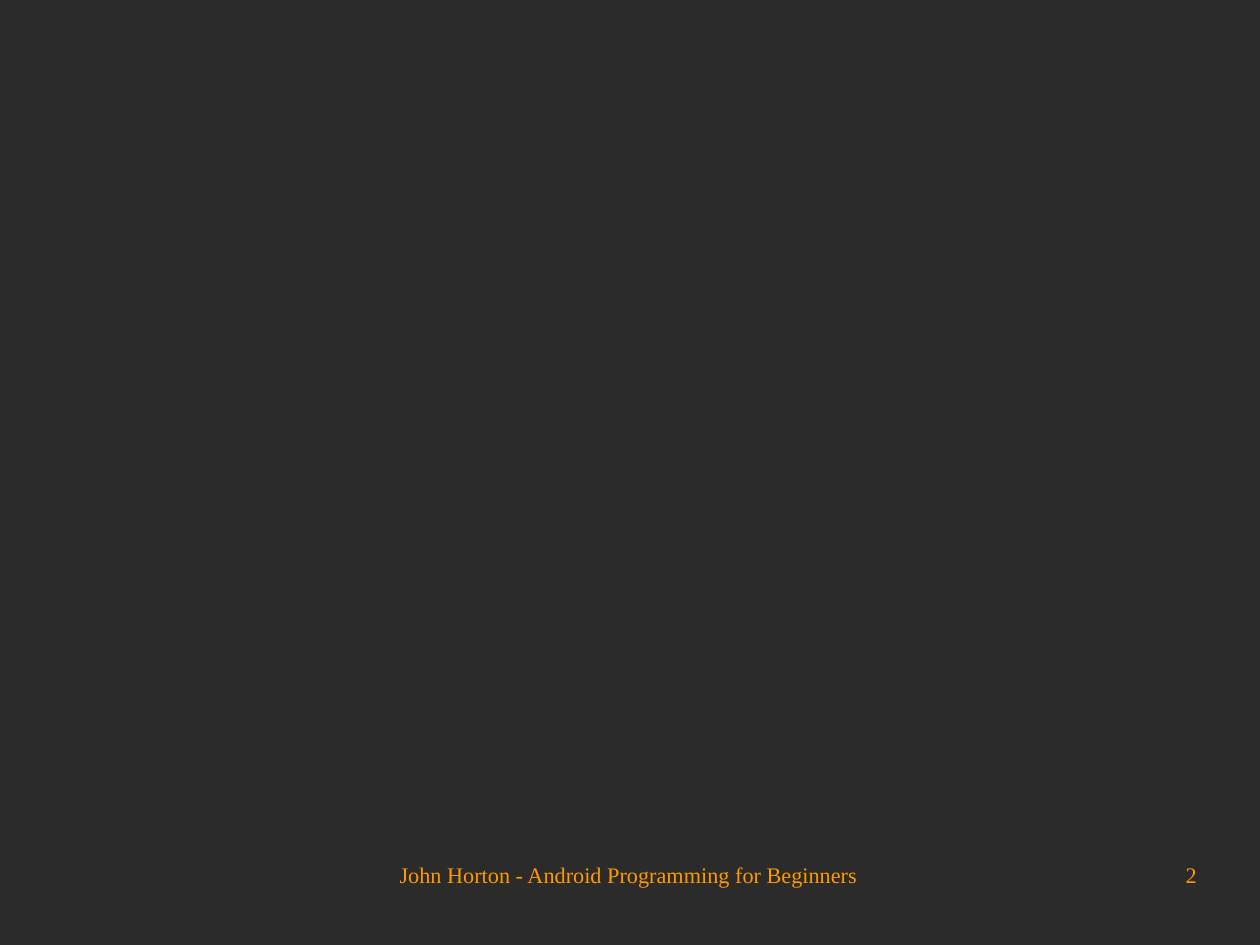
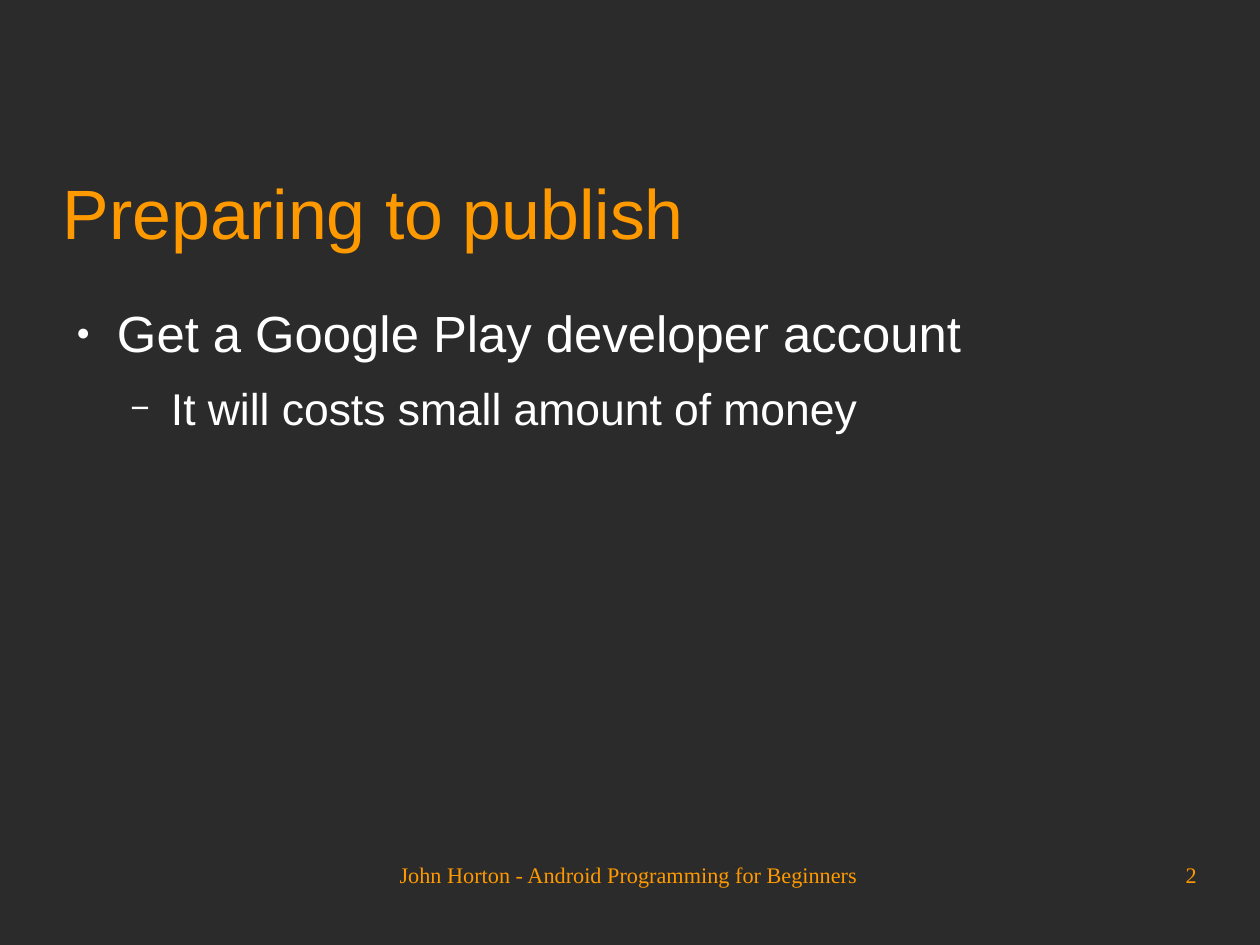
Before and after one commit to Academy-Soft-Intellect/Android-Programming-for-Beginners, a slide deck: slide 2 of 29_Publishing_Apps.odp. Drawn at 1260x945 pixels with LibreOffice and Linux fonts; fonts in the diff are those of the drawing; background and template pictures are left out; a plain dark background stands for a picture behind light text. Boxes give left, top, right and bottom in pixels: in the first picture for what was removed or moved away, otherwise in the second. Text is boxed around its words. In the diff, an @@ line names an element or a change of style, - is before the commit and + after.

```diff
--- a/29_Publishing_Apps.odp
+++ b/29_Publishing_Apps.odp
@@ title added at (63,188,684,252), 44 pt, text #FF9900 @@
+Preparing to publish
@@ text added at (117,315,961,434), 32 pt, text #FFFFFF @@
+● Get a Google Play developer account
+  − It will costs small amount of money
```
Also in this commit, not shown: 7 slides added, 1 slide removed.
